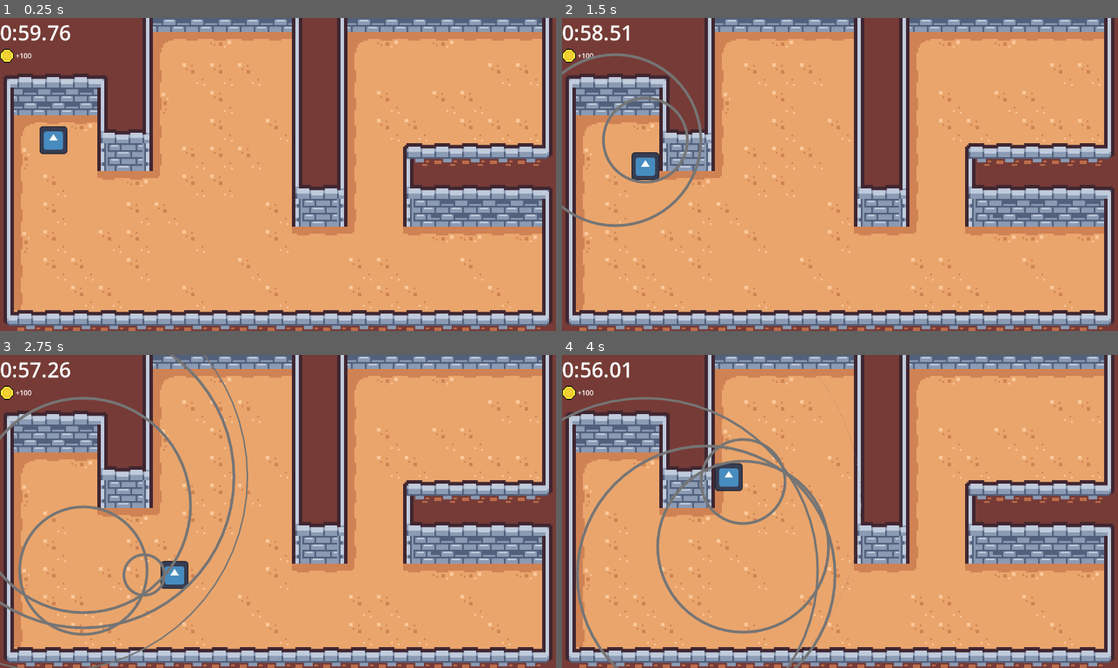
Above: before the commit, frames 1-4 (two rows, left to right).
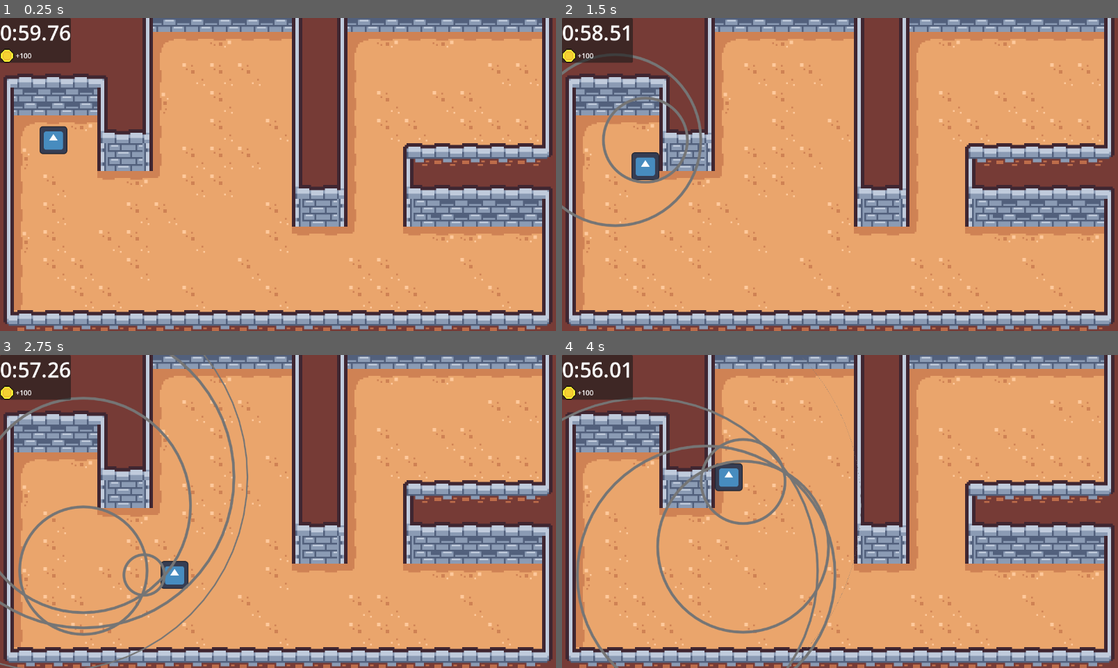
Above: after the commit, the same moments.

Repository: Emarald64/signals
Game: Godot game, scene res://Scenes/main.tscn
Two runs of this game, one before a commit and one after it. Both use one fixed random seed, a clock stepped at 60 frames per second and the inputs below. The engine's default icon, where the game draws it, is replaced by a stand-in: a white triangle on a blue panel in a dark square.
Inputs:
- Up to frame 1 (0.25 s): no input
- Up to frame 2 (1.5 s): tap Enter at 0.5 s; hold D (move_right) 0.53-1.28 s; hold S (move_down) from 1.28 s (still down)
- Up to frame 3 (2.75 s): release S (move_down) at 2.03 s; hold D (move_right) from 2.03 s (still down)
- Up to frame 4 (4 s): release D (move_right) at 2.78 s; hold W (move_up) 2.78-3.53 s; hold A (move_left) from 3.53 s (still down)

The runs differ from the first frame. In frame 1, 1.5% of the frame differs, in the area x 0-13%, y 0-15%; in frame 2, 1.5%; in frame 3, 1.5%; in frame 4, 1.5%.

Commit message:
added moving camera

Diff:
--- a/Scenes/main.gd
+++ b/Scenes/main.gd
@@ -2,15 +2,24 @@
 
 const stages=["res://Scenes/stages/stage_1.tscn","res://Scenes/stages/stage_2.tscn"]
 var stageNum:=0
-@onready var stage:=$"Stage1"
+@onready var stage:Stage=$"Stage1"
 var playerAnimationProgress:=0.0
 var playerAnimationStartPos:Vector2
 
 func loadStage(stagePath:String):
+	# replace old stage with new one
 	stage.queue_free()
 	stage=load(stagePath).instantiate()
 	stage.z_index=-1
-	add_child(stage)
+	call_deferred("add_child",stage)
+
+	#Set camera limits
+	$Camera2D.limit_left=stage.cameraLimits.position.x
+	$Camera2D.limit_top=stage.cameraLimits.position.y
+	$Camera2D.limit_right=stage.cameraLimits.end.x
+	$Camera2D.limit_bottom=stage.cameraLimits.end.y
+
+	# Start player animation
 	$Player.animating=true
 	$"Player/Ring Timer".stop()
 	playerAnimationProgress=0.0
@@ -20,7 +29,7 @@
 	return str(floori(time/60)).pad_zeros(1)+":"+str(floori(time)).pad_zeros(2)+"."+str(floori(time*100)%100).pad_zeros(2)
 
 func _process(delta: float) -> void:
-	$"VBoxContainer/Time Left".text=formatTime(stage.get_node("Time Left").time_left)
+	%"Time Left".text=formatTime(stage.get_node("Time Left").time_left)
 	%Reward.text="+"+str(stage.get_reward())
 	if $Player.animating:
 		playerAnimationProgress+=delta
--- a/Scenes/main.tscn
+++ b/Scenes/main.tscn
@@ -10,31 +10,50 @@
 
 [node name="Stage1" parent="." instance=ExtResource("5_kry3j")]
 z_index = -1
+cameraLimits = Rect2i(0, 0, 0, 0)
 
 [node name="Player" parent="." instance=ExtResource("2_jjvhh")]
 position = Vector2(123, 281)
 randomness = 0.01
 
-[node name="VBoxContainer" type="VBoxContainer" parent="."]
+[node name="RemoteTransform2D" type="RemoteTransform2D" parent="Player"]
+remote_path = NodePath("../../Camera2D")
+update_rotation = false
+update_scale = false
+
+[node name="Camera2D" type="Camera2D" parent="."]
+position = Vector2(123, 281)
+limit_left = 0
+limit_top = 0
+limit_right = 1280
+limit_bottom = 720
+
+[node name="CanvasLayer" type="CanvasLayer" parent="."]
+
+[node name="PanelContainer" type="PanelContainer" parent="CanvasLayer"]
 offset_right = 40.0
 offset_bottom = 40.0
 
-[node name="Time Left" type="Label" parent="VBoxContainer"]
+[node name="VBoxContainer" type="VBoxContainer" parent="CanvasLayer/PanelContainer"]
+layout_mode = 2
+
+[node name="Time Left" type="Label" parent="CanvasLayer/PanelContainer/VBoxContainer"]
+unique_name_in_owner = true
 layout_mode = 2
 theme_override_font_sizes/font_size = 48
 text = "1:00.00"
 
-[node name="HBoxContainer" type="HBoxContainer" parent="VBoxContainer"]
+[node name="HBoxContainer" type="HBoxContainer" parent="CanvasLayer/PanelContainer/VBoxContainer"]
 layout_mode = 2
 
-[node name="TextureRect" type="TextureRect" parent="VBoxContainer/HBoxContainer"]
+[node name="TextureRect" type="TextureRect" parent="CanvasLayer/PanelContainer/VBoxContainer/HBoxContainer"]
 texture_filter = 1
 custom_minimum_size = Vector2(32, 32)
 layout_mode = 2
 texture = ExtResource("2_8gbba")
 stretch_mode = 5
 
-[node name="Reward" type="Label" parent="VBoxContainer/HBoxContainer"]
+[node name="Reward" type="Label" parent="CanvasLayer/PanelContainer/VBoxContainer/HBoxContainer"]
 unique_name_in_owner = true
 layout_mode = 2
 text = "+100"
--- a/Scenes/player.gd
+++ b/Scenes/player.gd
@@ -5,7 +5,7 @@
 @export_range(0,1.0,0.01) var randomness:=0.33
 var animating:=false
 
-func _physics_process(delta: float) -> void:
+func _physics_process(_delta: float) -> void:
 	velocity=Input.get_vector("move_left","move_right","move_up","move_down")*SPEED
 	move_and_slide()
 
--- a/Scenes/stages/base_stage.tscn
+++ b/Scenes/stages/base_stage.tscn
@@ -5,6 +5,7 @@
 
 [node name="Base Stage" type="Node2D"]
 script = ExtResource("1_jvroi")
+cameraLimits = Rect2i(0, 0, 1280, 720)
 
 [node name="Time Left" type="Timer" parent="."]
 wait_time = 60.0
--- a/Scenes/stages/stage.gd
+++ b/Scenes/stages/stage.gd
@@ -2,6 +2,7 @@
 
 @export var spareTime:=20
 @export var maxReward:=100
+@export var cameraLimits:Rect2i
 
 func get_reward() -> int:
 	return min(1,($"Time Left".time_left/($"Time Left".wait_time-spareTime)))*maxReward
Not shown, added: readme.md
